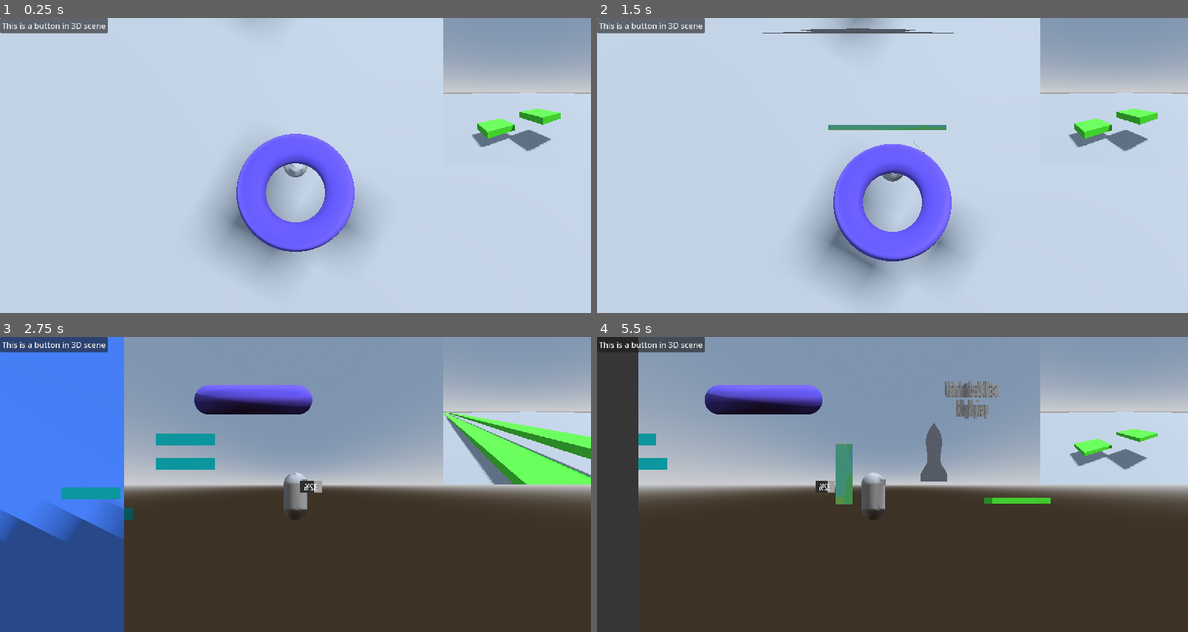
Above: before the commit, frames 1-4 (two rows, left to right).
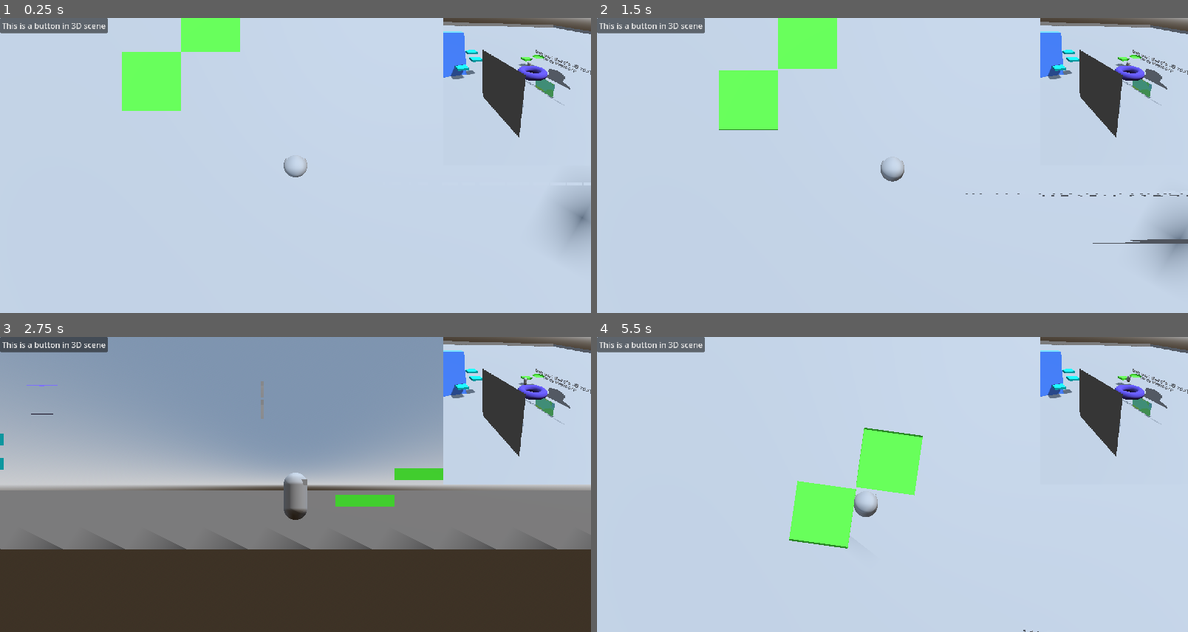
Above: after the commit, the same moments.

Repository: BlueDragonSpace/Amalgame-V2
Game: Godot game, scene res://AMaster/root.tscn
Two runs of this game, one before a commit and one after it. Both use one fixed random seed, a clock stepped at 60 frames per second and the inputs below.
Inputs (mouse positions are in pixels of both pictures, inside the frame that each line leads up to):
- Up to frame 1 (0.25 s): no input
- Up to frame 2 (1.5 s): click "This is a button in 3D scene" at 0.5 s; tap Enter at 1.25 s; move the mouse to (922, 165) at 1.27 s; hold Up (3DForward) from 1.28 s (still down); tap Space (CameraSwitch) at 1.35 s
- Up to frame 3 (2.75 s): keep holding Up (3DForward); tap W (2DJump) at 1.52, 2.27 s; move the mouse to (265, 484) at 2.02 s; tap Space (CameraSwitch) at 2.1 s
- Up to frame 4 (5.5 s): keep holding Up (3DForward); move the mouse to (904, 478) at 2.77 s; click (904, 478) at 2.85 s; tap Space (CameraSwitch) at 3.05, 3.8, 4.55, 5.1 s; move the mouse to (886, 490) at 3.52 s; tap Alt at 3.6 s; tap W (2DJump) at 3.77, 4.52, 5.27 s; move the mouse to (933, 487) at 4.27 s; tap Shift at 4.35 s; move the mouse to (845, 481) at 5.02 s

The runs differ from the first frame. In frame 1, 20% of the frame differs, in the area x 20-100%, y 0-87%; in frame 2, 22%; in frame 3, 49%; in frame 4, 95%, in the area x 0-100%, y 0-100%.

Commit message:
Fez-like player position modifying

Diff:
--- a/AMaster/root.tscn
+++ b/AMaster/root.tscn
@@ -174,4 +174,5 @@
 size = Vector2i(300, 300)
 
 [node name="Camera3D" type="Camera3D" parent="RootGame/Root3D/SubViewport"]
-transform = Transform3D(0.6231427, 0, 0.78210807, 0, 1, 0, -0.7821081, 0, 0.6231427, -4.7887235, 1.5865651, -3.4373186)
+transform = Transform3D(0.53915304, -0.41605026, 0.73226786, 0.075741366, 0.8898916, 0.4498401, -0.8387951, -0.18706971, 0.5113001, 8.0125675, 5.7677693, 7.1746964)
+fov = 48.473274
--- a/Game/3D/Environment/Blocks/fez_block.gd
+++ b/Game/3D/Environment/Blocks/fez_block.gd
@@ -1,16 +1,18 @@
 extends "res://Game/3D/Environment/Blocks/one_way_platform.gd"
 
 var defaultSz = null
+const player_y_safety = 0.601
 
 @onready var Player = get_tree().get_first_node_in_group("Player")
 @onready var area_collider: CollisionShape3D = $Area3D/CollisionShape3D
 
 func _ready() -> void:
 	defaultSz = sz
-	Player.connect("camera_view_changed", camera_change)
+	Player.connect("camera_view_changing", camera_change)
 
 func camera_change(direction) -> void:
-	print(defaultSz)
+
+	#changes hitbox (and mesh, currently) size
 	sz = defaultSz
 	match(direction):
 		"x":
@@ -19,4 +21,18 @@
 			sz.y = 0.1
 		"z":
 			sz.z = 100
-	change_size(sz) #changes the hitbox and mesh, but not the one-way collision area
+	change_size(sz, true) #changes the hitbox and mesh, but not the one-way collision area
+
+	# teleports the player to be on the middle of this block, when the camera moves, if they're on it
+	# only moves in the direction the camera can't see currently
+
+	# I'm pretty sure this is related to the order of the cameras, (the previous direction, rather than the current one)
+	if player_on_block:
+		match(direction):
+			"x":
+				Player.position.z = global_position.z
+			"y":
+				Player.position.x = global_position.x
+			"z":
+				pass
+		Player.position.y = global_position.y + player_y_safety #makes sure player lands on top of platform
--- a/Game/3D/Environment/Blocks/one_way_platform.gd
+++ b/Game/3D/Environment/Blocks/one_way_platform.gd
@@ -1,7 +1,9 @@
 extends "res://Game/3D/Environment/Blocks/basic_block.gd"
 
 # by default, this platform doesn't collide with the player.
-#
+# it takes the player interacting with it to turn it on.
+
+var player_on_block = false
 
 @onready var collider: CollisionShape3D = $CollisionShape3D
 
@@ -9,9 +11,10 @@
 func _ready() -> void:
 	collider.set_deferred("disabled", true)
 
-func change_size(size) -> void:
+func change_size(size: Vector3, ignore_mesh: bool = false) -> void:
 	$CollisionShape3D.shape.size = size
-	$MeshInstance3D.mesh.size = size
+	if ignore_mesh == false:
+		$MeshInstance3D.mesh.size = size
 	$Area3D/CollisionShape3D.shape.size = size #this is why the function is redefined
 	# could probably just make the two collision shapes inherit from the same shape lol
 
@@ -20,6 +23,7 @@
 	# if heading upward or not moving in the y-axis, turn the collider off
 	if body.velocity.y < 0:
 		collider.set_deferred("disabled", false)
+		player_on_block = true
 
 	else:
 		collider.set_deferred("disabled", true)
@@ -27,3 +31,4 @@
 func _on_area_3d_body_exited(_body: Node3D) -> void:
 	# makes sure the collider is set to disabled when they come back to the platform
 	collider.set_deferred("disabled", true)
+	player_on_block = false
--- a/Game/3D/Player3D.gd
+++ b/Game/3D/player/Player3D.gd
@@ -20,7 +20,7 @@
 }
 var camera_to_player_direction = CAMERA_DIRECTIONS.FORWARD
 
-signal camera_view_changed
+signal camera_view_changing
 
 var CurrentCamera: Camera3D = null
 @export_category("ANIMATION ONLY EXPORTS")
@@ -30,6 +30,8 @@
 func _ready() -> void:
 	CurrentCamera = Cameras.get_child(camera_type)
 
+	# clears the path3D (I would just leave it empty, but it causes an annoying error when I save)
+	InBetweenPath.curve.clear_points()
 
 func _physics_process(delta: float) -> void:
 	# Add the gravity.
@@ -83,6 +85,16 @@
 
 		InBetweenPath.curve.add_point(CurrentCamera.position)
 
+		var non_existant_direction_in_relation_to_the_camera = null
+		match(CurrentCamera.name):
+			"Bird":
+				non_existant_direction_in_relation_to_the_camera = "y"
+			"Head":
+				non_existant_direction_in_relation_to_the_camera = "z"
+			"Head90":
+				non_existant_direction_in_relation_to_the_camera = "x"
+		camera_view_changing.emit(non_existant_direction_in_relation_to_the_camera)
+
 		Animate.play("InBetweenCamera")
 
 	# animating camera still
@@ -110,13 +122,3 @@
 		camera_to_player_direction = CAMERA_DIRECTIONS.RIGHT
 	else:
 		camera_to_player_direction = CAMERA_DIRECTIONS.FORWARD
-
-	var non_existant_direction_in_relation_to_the_camera = null
-	match(CurrentCamera.name):
-		"Bird":
-			non_existant_direction_in_relation_to_the_camera = "y"
-		"Head":
-			non_existant_direction_in_relation_to_the_camera = "z"
-		"Head90":
-			non_existant_direction_in_relation_to_the_camera = "x"
-	camera_view_changed.emit(non_existant_direction_in_relation_to_the_camera)
--- /dev/null
+++ b/Game/3D/player/player_3d.tscn
@@ -0,0 +1,179 @@
+[gd_scene load_steps=9 format=3 uid="uid://c54v0itge1fjk"]
+
+[ext_resource type="Script" uid="uid://rm65qpnbr06s" path="res://Game/3D/player/Player3D.gd" id="1_mxww5"]
+
+[sub_resource type="CapsuleShape3D" id="CapsuleShape3D_d66d5"]
+radius = 0.2
+height = 0.8
+
+[sub_resource type="CapsuleMesh" id="CapsuleMesh_rx5h8"]
+radius = 0.2
+height = 0.8
+
+[sub_resource type="BoxMesh" id="BoxMesh_rx5h8"]
+size = Vector3(0.3, 0.1, 0.2)
+
+[sub_resource type="Curve3D" id="Curve3D_rx5h8"]
+_data = {
+"points": PackedVector3Array(0, 0, 0, 0, 0, 0, 0, 0, 0, 0, 0, 0, 0, 0, 0, 0, 1, 0),
+"tilts": PackedFloat32Array(0, 0)
+}
+point_count = 2
+
+[sub_resource type="Animation" id="Animation_5y2ow"]
+resource_name = "InBetweenCamera"
+tracks/0/type = "value"
+tracks/0/imported = false
+tracks/0/enabled = true
+tracks/0/path = NodePath("PathFollow3D/InBetweenCamera:current")
+tracks/0/interp = 1
+tracks/0/loop_wrap = true
+tracks/0/keys = {
+"times": PackedFloat32Array(0.033333335, 1),
+"transitions": PackedFloat32Array(1, 1),
+"update": 1,
+"values": [true, false]
+}
+tracks/1/type = "method"
+tracks/1/imported = false
+tracks/1/enabled = true
+tracks/1/path = NodePath("..")
+tracks/1/interp = 1
+tracks/1/loop_wrap = true
+tracks/1/keys = {
+"times": PackedFloat32Array(1),
+"transitions": PackedFloat32Array(1),
+"values": [{
+"args": [],
+"method": &"finishCameraSwitch"
+}]
+}
+tracks/2/type = "bezier"
+tracks/2/imported = false
+tracks/2/enabled = true
+tracks/2/path = NodePath("PathFollow3D:progress_ratio")
+tracks/2/interp = 1
+tracks/2/loop_wrap = true
+tracks/2/keys = {
+"handle_modes": PackedInt32Array(0, 0),
+"points": PackedFloat32Array(0, -0.25, 0, 0.25, 0, 1, -0.16666667, -0.16666667, 0, 0),
+"times": PackedFloat32Array(0, 0.96666664)
+}
+tracks/3/type = "value"
+tracks/3/imported = false
+tracks/3/enabled = true
+tracks/3/path = NodePath("..:cameraAnimatePosition")
+tracks/3/interp = 1
+tracks/3/loop_wrap = true
+tracks/3/keys = {
+"times": PackedFloat32Array(0.033333335, 0.96666664),
+"transitions": PackedFloat32Array(1, 1),
+"update": 0,
+"values": [0.0, 1.0]
+}
+
+[sub_resource type="Animation" id="Animation_4yfpd"]
+length = 0.001
+tracks/0/type = "value"
+tracks/0/imported = false
+tracks/0/enabled = true
+tracks/0/path = NodePath("PathFollow3D/InBetweenCamera:current")
+tracks/0/interp = 1
+tracks/0/loop_wrap = true
+tracks/0/keys = {
+"times": PackedFloat32Array(0),
+"transitions": PackedFloat32Array(1),
+"update": 1,
+"values": [false]
+}
+tracks/1/type = "bezier"
+tracks/1/imported = false
+tracks/1/enabled = true
+tracks/1/path = NodePath("PathFollow3D:progress_ratio")
+tracks/1/interp = 1
+tracks/1/loop_wrap = true
+tracks/1/keys = {
+"handle_modes": PackedInt32Array(0),
+"points": PackedFloat32Array(0, -0.25, 0, 0.25, 0),
+"times": PackedFloat32Array(0)
+}
+tracks/2/type = "value"
+tracks/2/imported = false
+tracks/2/enabled = true
+tracks/2/path = NodePath("..:cameraAnimatePosition")
+tracks/2/interp = 1
+tracks/2/loop_wrap = true
+tracks/2/keys = {
+"times": PackedFloat32Array(0),
+"transitions": PackedFloat32Array(1),
+"update": 0,
+"values": [0.0]
+}
+
+[sub_resource type="AnimationLibrary" id="AnimationLibrary_4sf8v"]
+_data = {
+&"InBetweenCamera": SubResource("Animation_5y2ow"),
+&"RESET": SubResource("Animation_4yfpd")
+}
+
+[node name="Player3D" type="CharacterBody3D" groups=["Player"]]
+collision_layer = 2
+collision_mask = 3
+script = ExtResource("1_mxww5")
+camera_mouse_rotate = false
+
+[node name="CollisionShape3D" type="CollisionShape3D" parent="."]
+shape = SubResource("CapsuleShape3D_d66d5")
+debug_color = Color(0, 0.6, 0.69803923, 0.7529412)
+
+[node name="MeshInstance3D" type="MeshInstance3D" parent="."]
+mesh = SubResource("CapsuleMesh_rx5h8")
+
+[node name="MeshInstance3D2" type="MeshInstance3D" parent="."]
+transform = Transform3D(1, 0, 0, 0, 1, 0, 0, 0, 1, 0, 0.239856, -0.09753275)
+mesh = SubResource("BoxMesh_rx5h8")
+
+[node name="Cameras" type="Node3D" parent="."]
+
+[node name="Bird" type="Camera3D" parent="Cameras"]
+transform = Transform3D(1, 0, 0, 0, 1.1924881e-08, 1, 0, -1, 1.1924881e-08, 0, 3, 0)
+projection = 1
+current = true
+size = 5.0
+
+[node name="Head" type="Camera3D" parent="Cameras"]
+transform = Transform3D(1, 0, 0, 0, 1, 0, 0, 0, 1, 0, 0.2, 6)
+projection = 1
+size = 5.0
+
+[node name="Head90" type="Camera3D" parent="Cameras"]
+transform = Transform3D(-4.371139e-08, 0, 1, 0, 1, 0, -1, 0, -4.371139e-08, 6, 0.2, 0)
+projection = 1
+size = 5.0
+
+[node name="InBetweenPath" type="Path3D" parent="."]
+curve = SubResource("Curve3D_rx5h8")
+
+[node name="PathFollow3D" type="PathFollow3D" parent="InBetweenPath"]
+transform = Transform3D(-4.3711353e-08, 0.9999995, -4.3711374e-08, 0, -4.3711367e-08, -0.9999997, -0.99999917, -4.3711367e-08, 1.9106848e-15, 0, 0, 0)
+
+[node name="InBetweenCamera" type="Camera3D" parent="InBetweenPath/PathFollow3D"]
+projection = 1
+size = 5.0
+
+[node name="Animate" type="AnimationPlayer" parent="."]
+root_node = NodePath("../InBetweenPath")
+libraries = {
+&"": SubResource("AnimationLibrary_4sf8v")
+}
+
+[node name="UnusedCameras" type="Node" parent="."]
+
+[node name="FPS" type="Camera3D" parent="UnusedCameras"]
+transform = Transform3D(1, 0, 0, 0, 1, 0, 0, 0, 1, 0, 0.19999999, 0)
+projection = 1
+size = 5.0
+
+[node name="TPS" type="Camera3D" parent="UnusedCameras"]
+transform = Transform3D(1, 0, 0, 0, 1, 0, 0, 0, 1, 0.39290798, 0.135216, 0.7459618)
+size = 5.0
--- a/Game/3D/root_3d.tscn
+++ b/Game/3D/root_3d.tscn
@@ -1,6 +1,6 @@
-[gd_scene load_steps=28 format=3 uid="uid://co0abf2qdb4vg"]
+[gd_scene load_steps=25 format=3 uid="uid://co0abf2qdb4vg"]
 
-[ext_resource type="Script" uid="uid://rm65qpnbr06s" path="res://Game/3D/Player3D.gd" id="1_rx5h8"]
+[ext_resource type="PackedScene" uid="uid://c54v0itge1fjk" path="res://Game/3D/player/player_3d.tscn" id="1_d58b6"]
 [ext_resource type="PackedScene" uid="uid://c032yw7550pgw" path="res://Game/3D/Environment/Blocks/delete_me.tscn" id="2_4yfpd"]
 [ext_resource type="PackedScene" uid="uid://bkbyuf03gf71n" path="res://Game/2D/root_2d.tscn" id="2_d66d5"]
 [ext_resource type="FontFile" uid="uid://mhdspuc46081" path="res://placeholderArt/PixelOperator8.ttf" id="3_rx5h8"]
@@ -20,119 +20,14 @@
 sky = SubResource("Sky_rx5h8")
 tonemap_mode = 2
 
-[sub_resource type="CapsuleShape3D" id="CapsuleShape3D_d66d5"]
-radius = 0.2
-height = 0.8
-
-[sub_resource type="CapsuleMesh" id="CapsuleMesh_rx5h8"]
-radius = 0.2
-height = 0.8
-
-[sub_resource type="BoxMesh" id="BoxMesh_rx5h8"]
-size = Vector3(0.3, 0.1, 0.2)
-
-[sub_resource type="Curve3D" id="Curve3D_rx5h8"]
-
-[sub_resource type="Animation" id="Animation_5y2ow"]
-resource_name = "InBetweenCamera"
-tracks/0/type = "value"
-tracks/0/imported = false
-tracks/0/enabled = true
-tracks/0/path = NodePath("PathFollow3D/InBetweenCamera:current")
-tracks/0/interp = 1
-tracks/0/loop_wrap = true
-tracks/0/keys = {
-"times": PackedFloat32Array(0.033333335, 1),
-"transitions": PackedFloat32Array(1, 1),
-"update": 1,
-"values": [true, false]
-}
-tracks/1/type = "method"
-tracks/1/imported = false
-tracks/1/enabled = true
-tracks/1/path = NodePath("..")
-tracks/1/interp = 1
-tracks/1/loop_wrap = true
-tracks/1/keys = {
-"times": PackedFloat32Array(1),
-"transitions": PackedFloat32Array(1),
-"values": [{
-"args": [],
-"method": &"finishCameraSwitch"
-}]
-}
-tracks/2/type = "bezier"
-tracks/2/imported = false
-tracks/2/enabled = true
-tracks/2/path = NodePath("PathFollow3D:progress_ratio")
-tracks/2/interp = 1
-tracks/2/loop_wrap = true
-tracks/2/keys = {
-"handle_modes": PackedInt32Array(0, 0),
-"points": PackedFloat32Array(0, -0.25, 0, 0.25, 0, 1, -0.16666667, -0.16666667, 0, 0),
-"times": PackedFloat32Array(0, 0.96666664)
-}
-tracks/3/type = "value"
-tracks/3/imported = false
-tracks/3/enabled = true
-tracks/3/path = NodePath("..:cameraAnimatePosition")
-tracks/3/interp = 1
-tracks/3/loop_wrap = true
-tracks/3/keys = {
-"times": PackedFloat32Array(0.033333335, 0.96666664),
-"transitions": PackedFloat32Array(1, 1),
-"update": 0,
-"values": [0.0, 1.0]
-}
-
-[sub_resource type="Animation" id="Animation_4yfpd"]
-length = 0.001
-tracks/0/type = "value"
-tracks/0/imported = false
-tracks/0/enabled = true
-tracks/0/path = NodePath("PathFollow3D/InBetweenCamera:current")
-tracks/0/interp = 1
-tracks/0/loop_wrap = true
-tracks/0/keys = {
-"times": PackedFloat32Array(0),
-"transitions": PackedFloat32Array(1),
-"update": 1,
-"values": [false]
-}
-tracks/1/type = "bezier"
-tracks/1/imported = false
-tracks/1/enabled = true
-tracks/1/path = NodePath("PathFollow3D:progress_ratio")
-tracks/1/interp = 1
-tracks/1/loop_wrap = true
-tracks/1/keys = {
-"handle_modes": PackedInt32Array(0),
-"points": PackedFloat32Array(0, -0.25, 0, 0.25, 0),
-"times": PackedFloat32Array(0)
-}
-tracks/2/type = "value"
-tracks/2/imported = false
-tracks/2/enabled = true
-tracks/2/path = NodePath("..:cameraAnimatePosition")
-tracks/2/interp = 1
-tracks/2/loop_wrap = true
-tracks/2/keys = {
-"times": PackedFloat32Array(0),
-"transitions": PackedFloat32Array(1),
-"update": 0,
-"values": [0.0]
-}
-
-[sub_resource type="AnimationLibrary" id="AnimationLibrary_4sf8v"]
-_data = {
-&"InBetweenCamera": SubResource("Animation_5y2ow"),
-&"RESET": SubResource("Animation_4yfpd")
-}
-
 [sub_resource type="WorldBoundaryShape3D" id="WorldBoundaryShape3D_rx5h8"]
 
 [sub_resource type="PlaneMesh" id="PlaneMesh_rx5h8"]
 size = Vector2(200, 200)
+
+[sub_resource type="BoxMesh" id="BoxMesh_d58b6"]
+flip_faces = true
+size = Vector3(100, 1, 100)
 
 [sub_resource type="ViewportTexture" id="ViewportTexture_5y2ow"]
 viewport_path = NodePath("Progres/SubViewport")
@@ -163,6 +58,19 @@
 size = 3.235
 curve = SubResource("Curve_4yfpd")
 
+[sub_resource type="BoxShape3D" id="BoxShape3D_d58b6"]
+resource_local_to_scene = true
+size = Vector3(1, 0.2, 1)
+
+[sub_resource type="StandardMaterial3D" id="StandardMaterial3D_sk8fw"]
+albedo_color = Color(0.3254902, 0.85882354, 0.23529412, 1)
+
+[sub_resource type="BoxMesh" id="BoxMesh_vfip1"]
+resource_local_to_scene = true
+material = SubResource("StandardMaterial3D_sk8fw")
+flip_faces = true
+size = Vector3(1, 0.2, 1)
+
 [node name="Root3D" type="Node3D"]
 
 [node name="WorldEnvironment" type="WorldEnvironment" parent="."]
@@ -173,68 +81,8 @@
 light_energy = 0.3
 shadow_enabled = true
 
-[node name="Player3D" type="CharacterBody3D" parent="." groups=["Player"]]
-transform = Transform3D(1, 0, 0, 0, 1, 0, 0, 0, 1, 0, 0.41398573, 0)
-collision_layer = 2
-collision_mask = 3
-script = ExtResource("1_rx5h8")
-camera_mouse_rotate = false
-
-[node name="CollisionShape3D" type="CollisionShape3D" parent="Player3D"]
-shape = SubResource("CapsuleShape3D_d66d5")
-debug_color = Color(0, 0.6, 0.69803923, 0.7529412)
-
-[node name="MeshInstance3D" type="MeshInstance3D" parent="Player3D"]
-mesh = SubResource("CapsuleMesh_rx5h8")
-
-[node name="MeshInstance3D2" type="MeshInstance3D" parent="Player3D"]
-transform = Transform3D(1, 0, 0, 0, 1, 0, 0, 0, 1, 0, 0.239856, -0.09753275)
-mesh = SubResource("BoxMesh_rx5h8")
-
-[node name="Cameras" type="Node3D" parent="Player3D"]
-
-[node name="Bird" type="Camera3D" parent="Player3D/Cameras"]
-transform = Transform3D(1, 0, 0, 0, 1.1924881e-08, 1, 0, -1, 1.1924881e-08, 0, 3, 0)
-projection = 1
-current = true
-size = 5.0
-
-[node name="Head" type="Camera3D" parent="Player3D/Cameras"]
-transform = Transform3D(1, 0, 0, 0, 1, 0, 0, 0, 1, 0, 0.2, 6)
-projection = 1
-size = 5.0
-
-[node name="Head90" type="Camera3D" parent="Player3D/Cameras"]
-transform = Transform3D(-4.371139e-08, 0, 1, 0, 1, 0, -1, 0, -4.371139e-08, 6, 0.2, 0)
-projection = 1
-size = 5.0
-
-[node name="TPS" type="Camera3D" parent="Player3D/Cameras"]
-transform = Transform3D(1, 0, 0, 0, 1, 0, 0, 0, 1, 0.39290798, 0.135216, 0.7459618)
-size = 5.0
-
-[node name="InBetweenPath" type="Path3D" parent="Player3D"]
-curve = SubResource("Curve3D_rx5h8")
-
-[node name="PathFollow3D" type="PathFollow3D" parent="Player3D/InBetweenPath"]
-transform = Transform3D(0.99999917, 0, 0, 0, 0.9999995, 0, 0, 0, 0.9999997, 0, 0, 0)
-
-[node name="InBetweenCamera" type="Camera3D" parent="Player3D/InBetweenPath/PathFollow3D"]
-projection = 1
-size = 5.0
-
-[node name="Animate" type="AnimationPlayer" parent="Player3D"]
-root_node = NodePath("../InBetweenPath")
-libraries = {
-&"": SubResource("AnimationLibrary_4sf8v")
-}
-
-[node name="UnusedCameras" type="Node" parent="Player3D"]
-
-[node name="FPS" type="Camera3D" parent="Player3D/UnusedCameras"]
-transform = Transform3D(1, 0, 0, 0, 1, 0, 0, 0, 1, 0, 0.19999999, 0)
-projection = 1
-size = 5.0
+[node name="Player3D" parent="." instance=ExtResource("1_d58b6")]
+transform = Transform3D(1, 0, 0, 0, 1, 0, 0, 0, 1, -5.561527, 0.41398573, -3.5790725)
 
 [node name="Floor" type="StaticBody3D" parent="."]
 
@@ -242,12 +90,11 @@
 shape = SubResource("WorldBoundaryShape3D_rx5h8")
 
 [node name="MeshInstance3D" type="MeshInstance3D" parent="Floor"]
+visible = false
 mesh = SubResource("PlaneMesh_rx5h8")
 
-[node name="DeleteMe" parent="Floor" instance=ExtResource("2_4yfpd")]
-transform = Transform3D(1, 0, 0, 0, 1, 0, 0, 0, 1, -8.07951, 0.5, 5.6455455)
-collision_mask = 1
-sz = Vector3(1, 6, 6)
+[node name="SeeableFloor" type="MeshInstance3D" parent="Floor"]
+mesh = SubResource("BoxMesh_d58b6")
 
 [node name="Progres" type="Sprite3D" parent="."]
 transform = Transform3D(0.7049437, 0, -0.7092632, 0, 1, 0, 0.7092632, 0, 0.7049437, 0.53455806, 0.56609046, -0.51036155)
@@ -324,4 +171,17 @@
 transform = Transform3D(1, 0, 0, 0, 1, 0, 0, 0, 1, -8, 0.3219614, -5)
 
 [node name="FezBlock2" parent="." instance=ExtResource("7_d58b6")]
-transform = Transform3D(1, 0, 0, 0, 1, 0, 0, 0, 1, -6.92337, 0.7734786, -6.1382313)
+transform = Transform3D(1, 0, 0, 0, 1, 0, 0, 0, 1, -7, 0.773, -6)
+
+[node name="CollisionShape3D" parent="FezBlock2" index="0"]
+shape = SubResource("BoxShape3D_d58b6")
+
+[node name="MeshInstance3D" parent="FezBlock2" index="1"]
+mesh = SubResource("BoxMesh_vfip1")
+
+[node name="DeleteMe" parent="." instance=ExtResource("2_4yfpd")]
+transform = Transform3D(1, 0, 0, 0, 1, 0, 0, 0, 1, -8.07951, 0.5, 5.6455455)
+collision_mask = 1
+sz = Vector3(1, 6, 6)
+
+[editable path="FezBlock2"]
Renamed: Game/3D/Player3D.gd.uid -> Game/3D/player/Player3D.gd.uid
